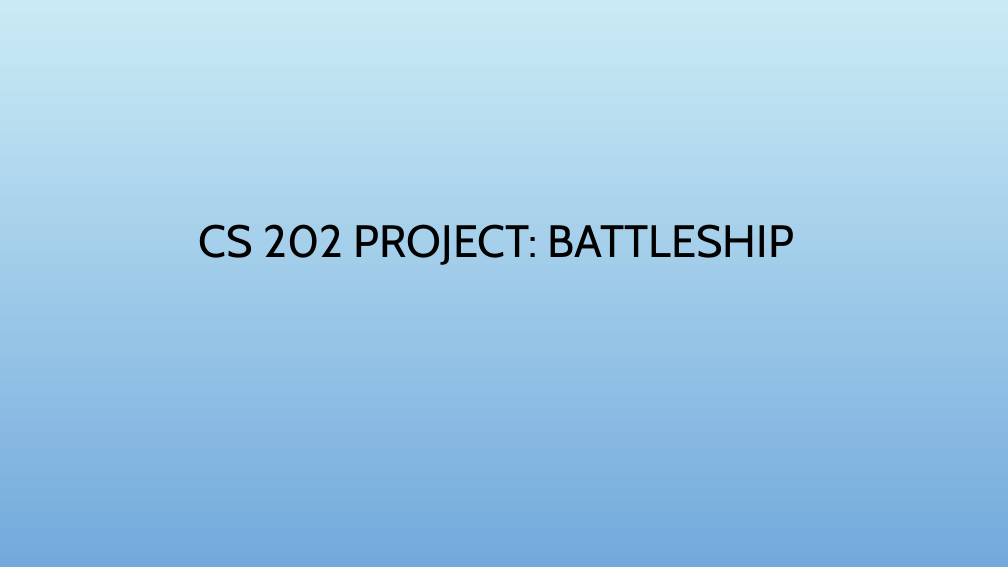
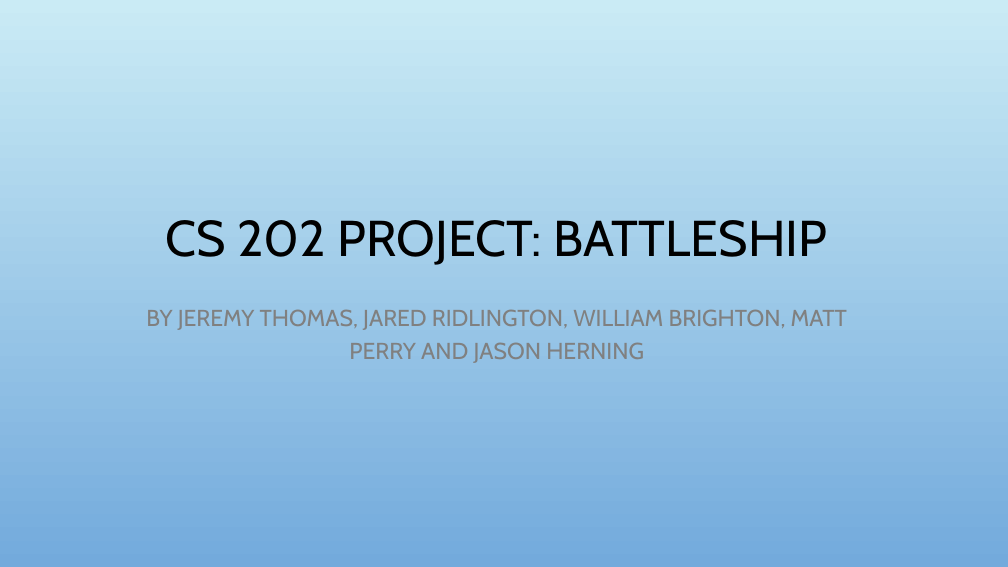
Before and after one commit to CyberAngler93/cs202-Battleships, a slide deck: slide 1 of Battleship.pptx. Drawn at 1008x567 pixels with LibreOffice and Linux fonts; fonts in the diff are those of the drawing; background and template pictures are left out. Boxes give left, top, right and bottom in pixels: in the first picture for what was removed or moved away, otherwise in the second. Text is boxed around its words. In the diff, an @@ line names an element or a change of style, - is before the commit and + after.

```diff
--- a/Battleship.pptx
+++ b/Battleship.pptx
@@ title "CS 202 PROJECT: BATTLESHIP" at bbox=[166, 220, 827, 265]: size 43.2 to 48 pt @@
@@ subtitle added at bbox=[146, 309, 847, 363], 22 pt, text #808080 @@
+BY JEREMY THOMAS, JARED RIDLINGTON, WILLIAM BRIGHTON, MATT PERRY AND JASON HERNING
```
Also in this commit, not shown: 1 other slide changed.
